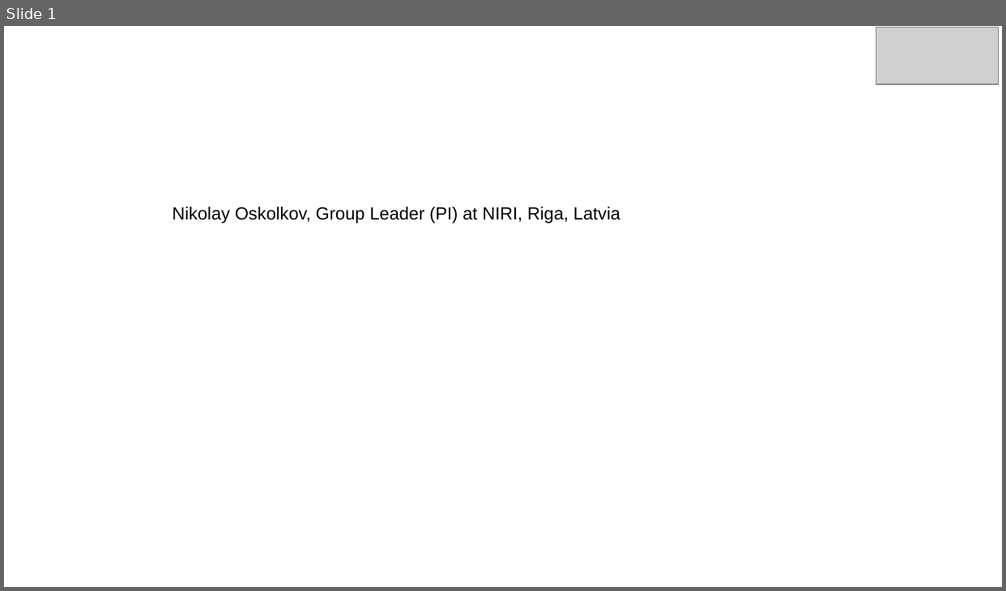
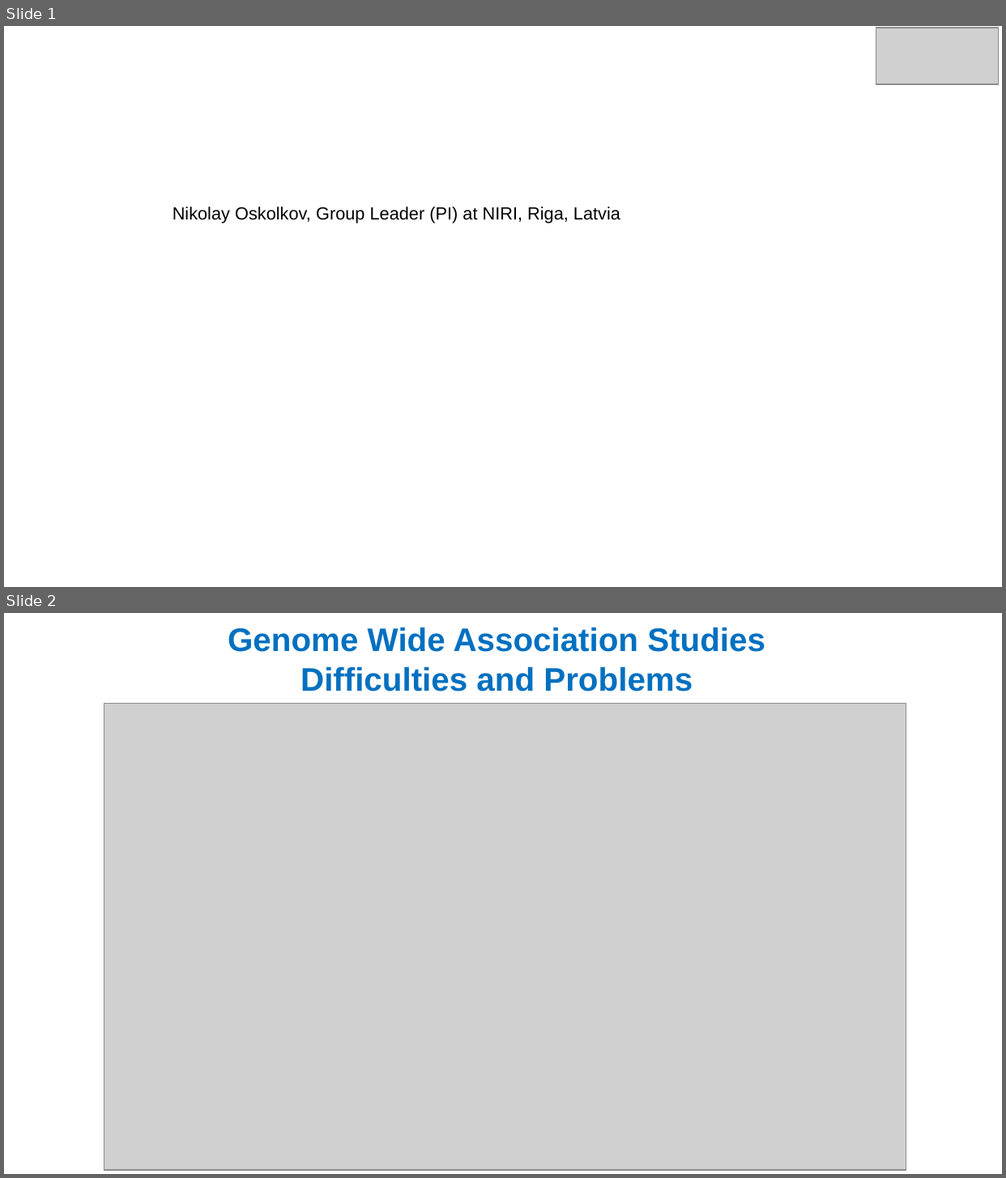
Before and after one commit to NikolayOskolkov/GWAS, a slide deck: slides/Day5/PolygenicRiskScores.pptx. Shown one above the other, each under a label of ours: slide 1 before the commit, slides 1 and 2 after it. The pictures are 1006x591 and 1006x1178 pixels, drawn with LibreOffice and Linux fonts; fonts in the diff are those of the drawing; grey boxes stand for pictures; background and template pictures are left out. Boxes give left, top, right and bottom in pixels: in the first picture for what was removed or moved away, otherwise in the second. Text is boxed around its words. In the diff, an @@ line names an element or a change of style, - is before the commit and + after.

```diff
--- a/slides/Day5/PolygenicRiskScores.pptx
+++ b/slides/Day5/PolygenicRiskScores.pptx
@@ slide 2 added at (4,613,1002,1174), background #FFFFFF @@
@@ text added at (228,627,765,692), 26 pt, text #0070C0, bold @@
+Genome Wide Association Studies
+Difficulties and Problems
@@ picture added at (104,704,907,1171) @@
```
Also in this commit, not shown: 5 other slides added, 6 other files.
